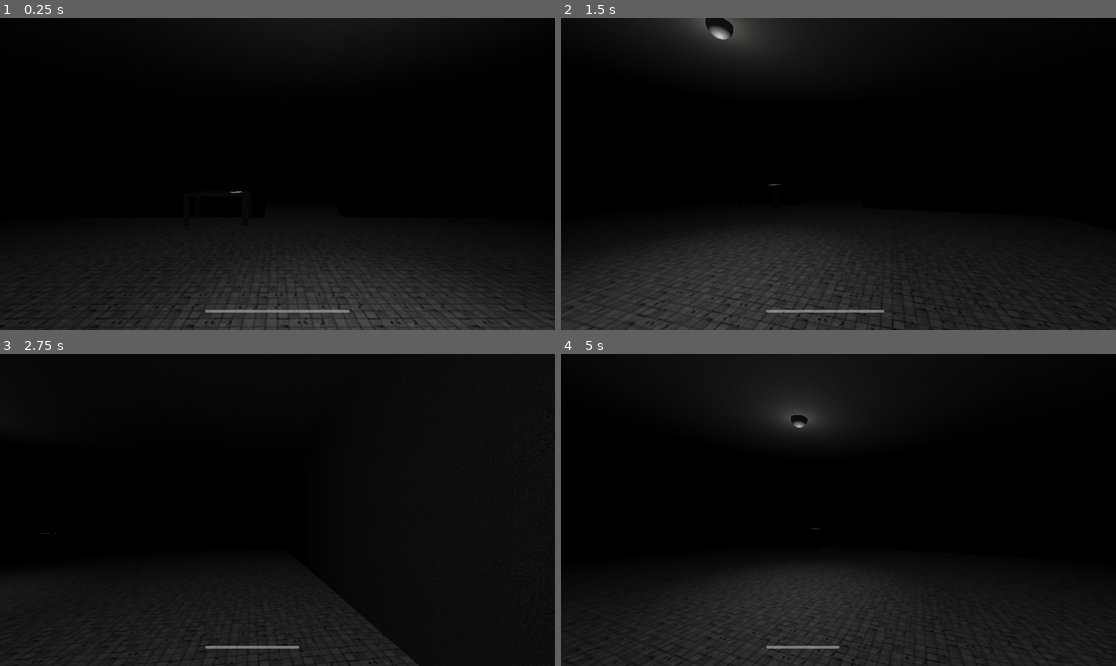
Above: before the commit, frames 1-4 (two rows, left to right).
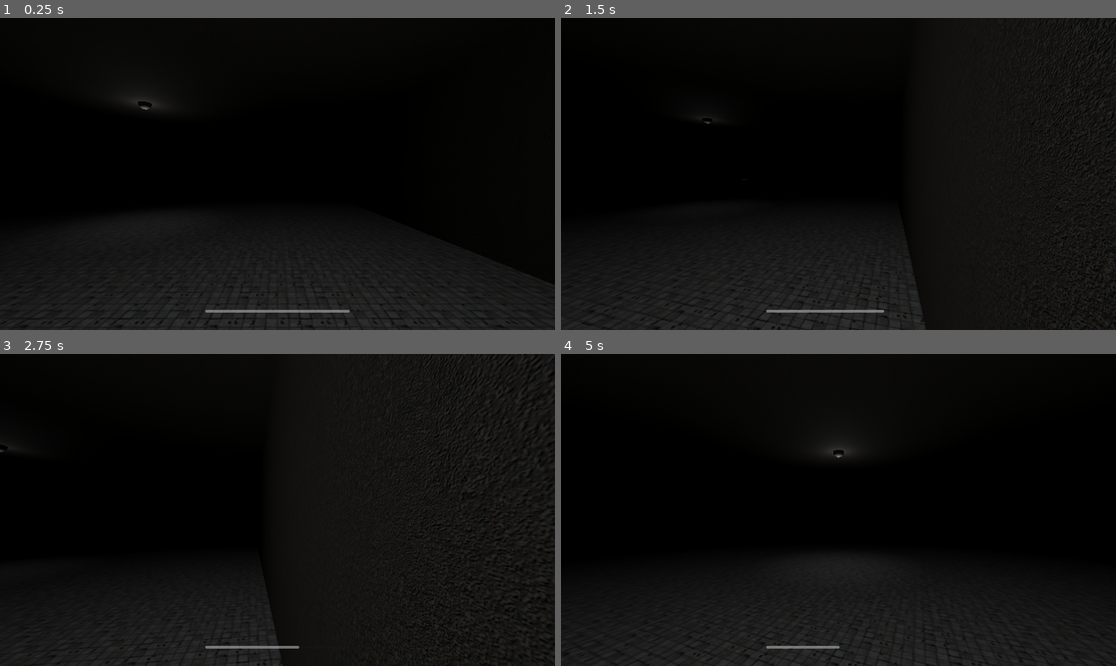
Above: after the commit, the same moments.

Repository: Purplelops/Tunnel-Horror-Game
Game: Godot game, scene res://Scenes/node_3d.tscn
Same seed, same stepped clock (60 frames per second), same inputs: the game is played once before the commit and once after it. Sound files missing from this copy of the repository are replaced by a short silence.
Inputs (mouse positions are in pixels of both pictures, inside the frame that each line leads up to):
- Up to frame 1 (0.25 s): no input
- Up to frame 2 (1.5 s): tap Enter at 0.5 s; move the mouse to (866, 174) at 0.52 s; hold D (right) 0.53-1.28 s; hold Shift (sprint) 0.53-1.28 s; move the mouse to (810, 174) at 1.27 s; hold S (backward) from 1.28 s (still down); tap W (foward) at 1.35 s
- Up to frame 3 (2.75 s): tap Shift (sprint) at 1.55 s; move the mouse to (288, 503) at 2.02 s; release S (backward) at 2.03 s; hold D (right) from 2.03 s (still down); hold Shift (sprint) from 2.03 s (still down)
- Up to frame 4 (5 s): move the mouse to (832, 516) at 2.77 s; release Shift (sprint) at 2.78 s; tap Shift (sprint) at 2.85, 4.35 s; tap Space at 3.5 s; move the mouse to (877, 513) at 3.52 s; release D (right) at 3.53 s; hold Shift (sprint) 3.53-4.28 s; hold A (left) from 3.53 s (still down); tap W (foward) at 3.6 s; move the mouse to (794, 506) at 4.27 s

The runs differ from the first frame. In frame 1, 2.2% of the frame differs, in the area x 0-99%, y 24-100%; in frame 2, 9.6%, in the area x 0-100%, y 0-100%; in frame 3, 0.6%; in frame 4, 1.8%.

Commit message:
Character controller done

Diff:
--- a/Player.gd
+++ b/Player.gd
@@ -4,7 +4,7 @@
 
 @onready var head: Node3D = $Head
 @onready var walk_audio_player: AudioStreamPlayer3D = $AudioStreamPlayer3D
-@onready var ray: RayCast3D = $Head/RayCast3D
+@onready var ray: RayCast3D = $RayCast3D
 
 var current_speed: float
 const walking_speed: float = 3.0
@@ -38,7 +38,7 @@
 
 func _physics_process(delta: float) -> void:
 	# Sprinting
-	if Input.is_action_pressed("sprint") and current_stamina > 0:
+	if Input.is_action_pressed("sprint") and current_stamina > 0 and not ray.is_colliding():
 		current_speed = sprint_speed
 		current_stamina -= stamina_depletion_speed * delta
 		walk_audio_player.pitch_scale = 1.3
@@ -62,7 +62,8 @@
 		velocity.x = move_toward(velocity.x, 0, current_speed)
 		velocity.z = move_toward(velocity.z, 0, current_speed)
 
-	if direction.length() > 0.8 and is_on_floor():
+	# Walking sound
+	if direction.length() > 0.8 and is_on_floor() and not ray.is_colliding():
 		if !walk_audio_player.playing:
 			walk_audio_player.play()
 
--- a/Scenes/node_3d.tscn
+++ b/Scenes/node_3d.tscn
@@ -316,7 +316,7 @@
 shape = SubResource("SphereShape3D_hyadw")
 
 [node name="Player" type="CharacterBody3D" parent="."]
-transform = Transform3D(1, 0, 0, 0, 1, 0, 0, 0, 1, 0, 1, 4)
+transform = Transform3D(1, 0, 0, 0, 1, 0, 0, 0, 1, 5.5, 1, 9.5)
 script = ExtResource("5_ikvvg")
 metadata/_edit_group_ = true
 
@@ -328,14 +328,14 @@
 
 [node name="Camera3D" type="Camera3D" parent="Player/Head"]
 environment = ExtResource("6_dhkbl")
-
-[node name="RayCast3D" type="RayCast3D" parent="Player/Head"]
-transform = Transform3D(1, 0, 0, 0, -4.37114e-08, -1, 0, 1, -4.37114e-08, 0, 0, 0)
-target_position = Vector3(0, -2, 0)
 
 [node name="AudioStreamPlayer3D" type="AudioStreamPlayer3D" parent="Player"]
 transform = Transform3D(1, 0, 0, 0, 1, 0, 0, 0, 1, -1.28746e-05, -1.00312, 0.000462532)
 stream = SubResource("AudioStreamRandomizer_es2wg")
+
+[node name="RayCast3D" type="RayCast3D" parent="Player"]
+transform = Transform3D(1, 0, 0, 0, -4.37114e-08, -1, 0, 1, -4.37114e-08, 0, 0.7, 0)
+target_position = Vector3(0, -0.58, 0)
 
 [node name="UI" type="Control" parent="."]
 layout_mode = 3
@@ -379,6 +379,7 @@
 [node name="AudioStreamPlayer" type="AudioStreamPlayer" parent="."]
 stream = ExtResource("17_i7wad")
 volume_db = -8.433
+bus = &"New Bus"
 script = ExtResource("18_yys8d")
 
 [connection signal="body_entered" from="Environment/Triggers/Area3D" to="." method="_on_area_3d_body_entered"]
--- a/default_bus_layout.tres
+++ b/default_bus_layout.tres
@@ -8,3 +8,9 @@
 [resource]
 bus/0/effect/0/effect = SubResource("AudioEffectReverb_2sve6")
 bus/0/effect/0/enabled = true
+bus/1/name = &"New Bus"
+bus/1/solo = false
+bus/1/mute = false
+bus/1/bypass_fx = false
+bus/1/volume_db = 0.0
+bus/1/send = &"Master"
